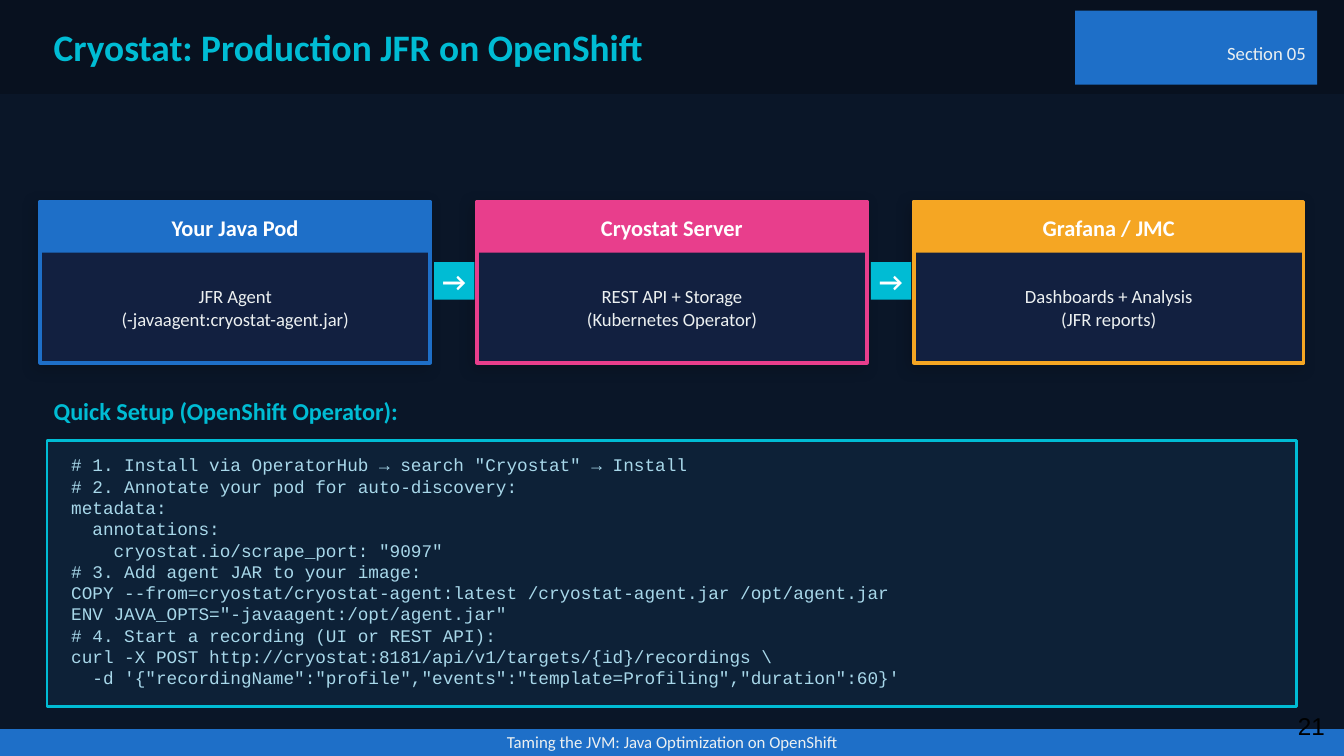
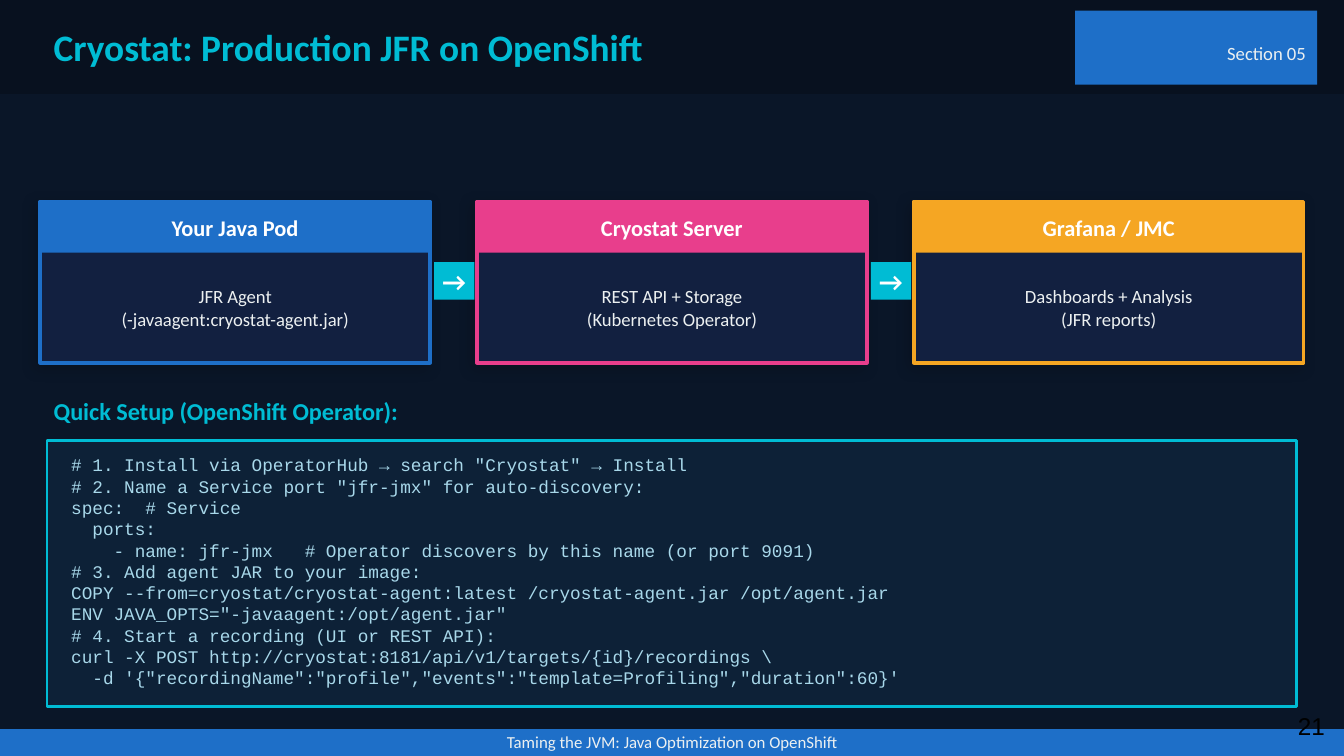
Before and after one commit to patterncatalyst/quarkus-optimization, a slide deck: slide 21 of presentation/optimizing-quarkus-on-kubernetes.pptx. Drawn at 1344x756 pixels with LibreOffice and Linux fonts; fonts in the diff are those of the drawing. Boxes give left, top, right and bottom in pixels: in the first picture for what was removed or moved away, otherwise in the second. Text is boxed around its words. In the diff, an @@ line names an element or a change of style, - is before the commit and + after.

```diff
--- a/presentation/optimizing-quarkus-on-kubernetes.pptx
+++ b/presentation/optimizing-quarkus-on-kubernetes.pptx
@@ text at box(71, 480, 814, 561): text changed @@
-# 2. Annotate your pod for auto-discovery:
-metadata:
-annotations:
-cryostat.io/scrape_port: "9097"
+# 2. Name a Service port "jfr-jmx" for auto-discovery:
+spec: # Service
+ports:
+- name: jfr-jmx # Operator discovers by this name (or port 9091)
```
Also in this commit, not shown: 6 other slides changed, 6 other files.
